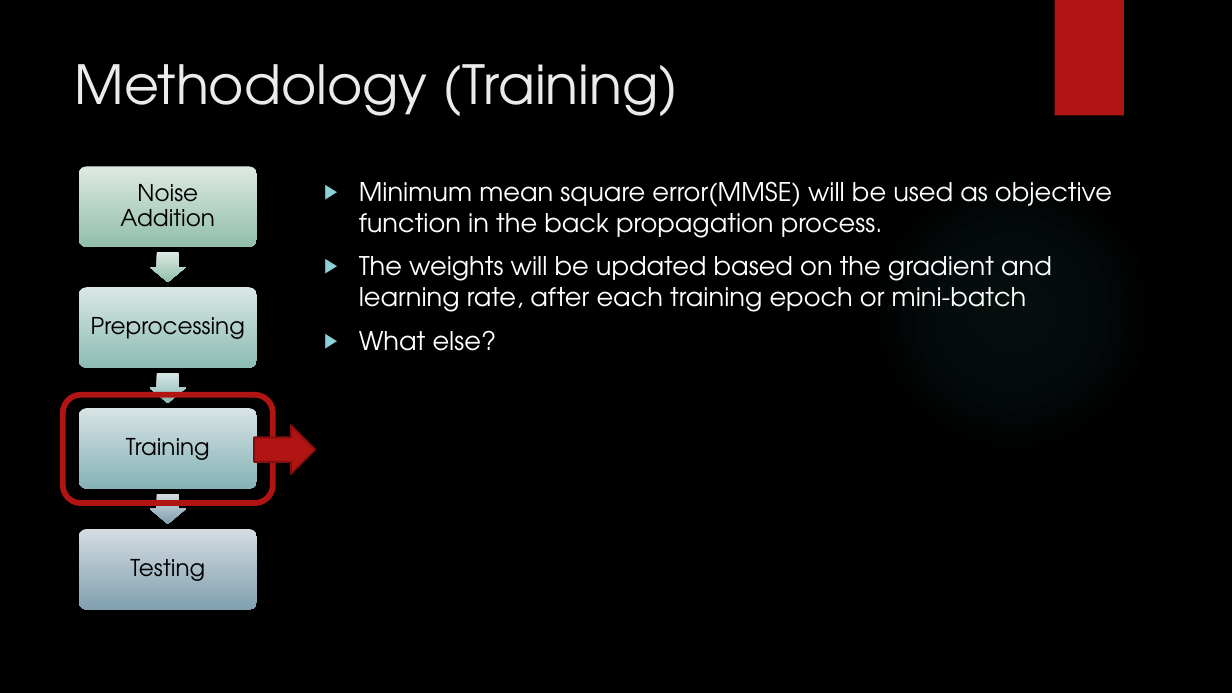
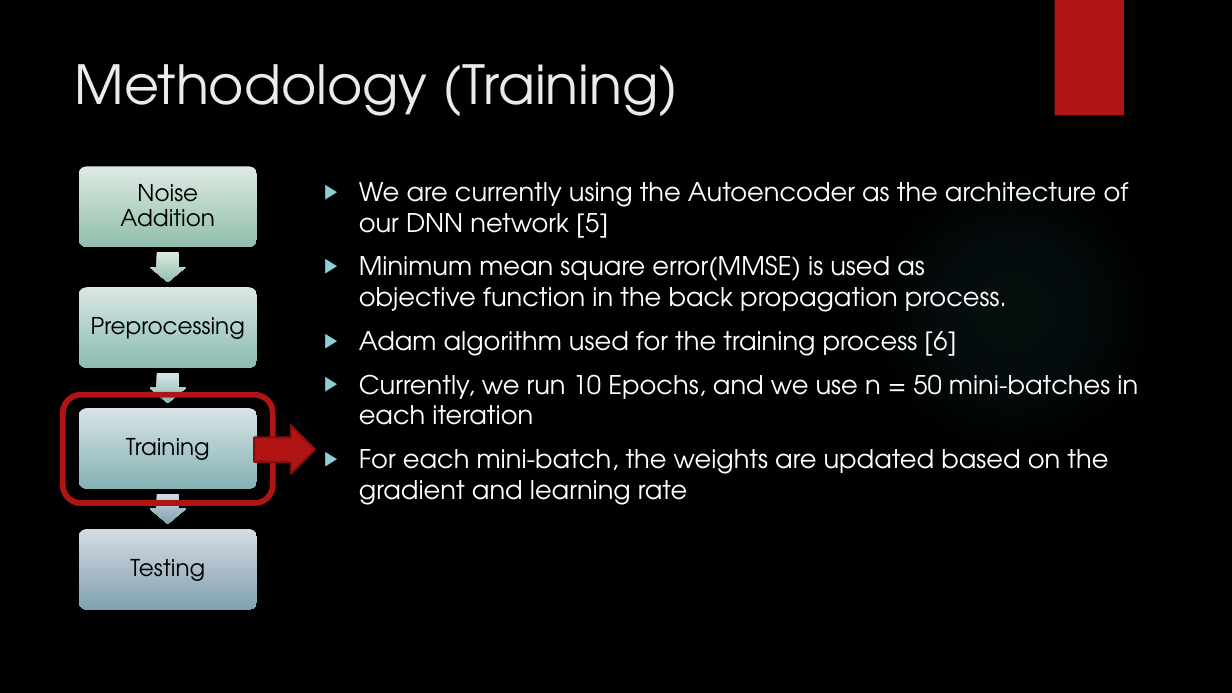
Before and after one commit to Arda-Bati/Deep-Autoencoder-Project, a slide deck: slide 7 of Presentation/ECE271B_Presenation.pptx. Drawn at 1232x693 pixels with LibreOffice and Linux fonts; fonts in the diff are those of the drawing; background and template pictures are left out. Boxes give left, top, right and bottom in pixels: in the first picture for what was removed or moved away, otherwise in the second. Text is boxed around its words. In the diff, an @@ line names an element or a change of style, - is before the commit and + after.

```diff
--- a/Presentation/ECE271B_Presenation.pptx
+++ b/Presentation/ECE271B_Presenation.pptx
@@ text at bbox=[359, 182, 1138, 505]: text changed @@
-▶ Minimum mean square error(MMSE) will be used as objective function in the back propagation process.
-▶ The weights will be updated based on the gradient and learning rate, after each training epoch or mini-batch
-▶ What else?
+▶ We are currently using the Autoencoder as the architecture of our DNN network [5]
+▶ Minimum mean square error(MMSE) is used as objective function in the back propagation process.
+▶ Adam algorithm used for the training process [6]
+▶ Currently, we run 10 Epochs, and we use n = 50 mini-batches in each iteration
+▶ For each mini-batch, the weights are updated based on the gradient and learning rate
```
Also in this commit, not shown: 6 other slides changed.
